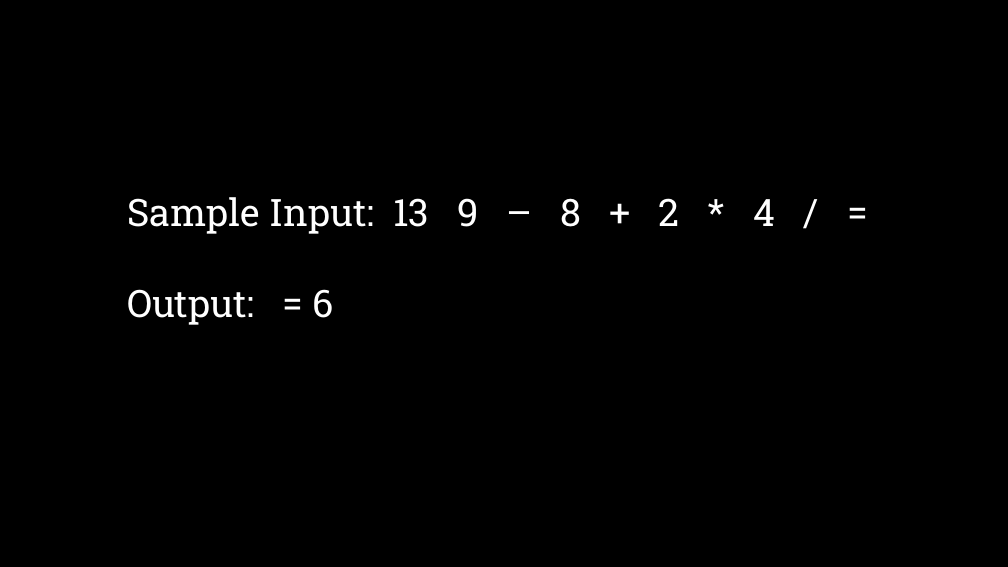
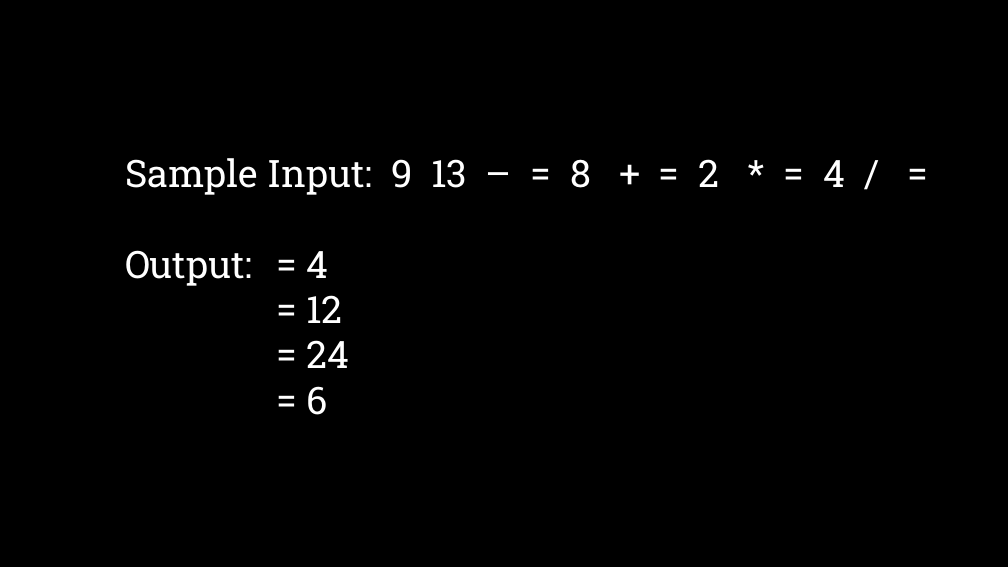
Before and after one commit to dhruvdani/CodeGladiators, a slide deck: slide 7 of Round-2.pptx. Drawn at 1008x567 pixels with LibreOffice and Linux fonts; fonts in the diff are those of the drawing; background and template pictures are left out. Boxes give left, top, right and bottom in pixels: in the first picture for what was removed or moved away, otherwise in the second. Text is boxed around its words. In the diff, an @@ line names an element or a change of style, - is before the commit and + after.

```diff
--- a/Round-2.pptx
+++ b/Round-2.pptx
@@ text at (x1=125, y1=158, x2=845, y2=415): text changed @@
-Sample Input: 13 9 – 8 + 2 * 4 / =
-Output: = 6
+Sample Input: 9 13 – = 8 + = 2 * = 4 / =
+Output: = 4
+= 12
+= 24
+= 6
```
